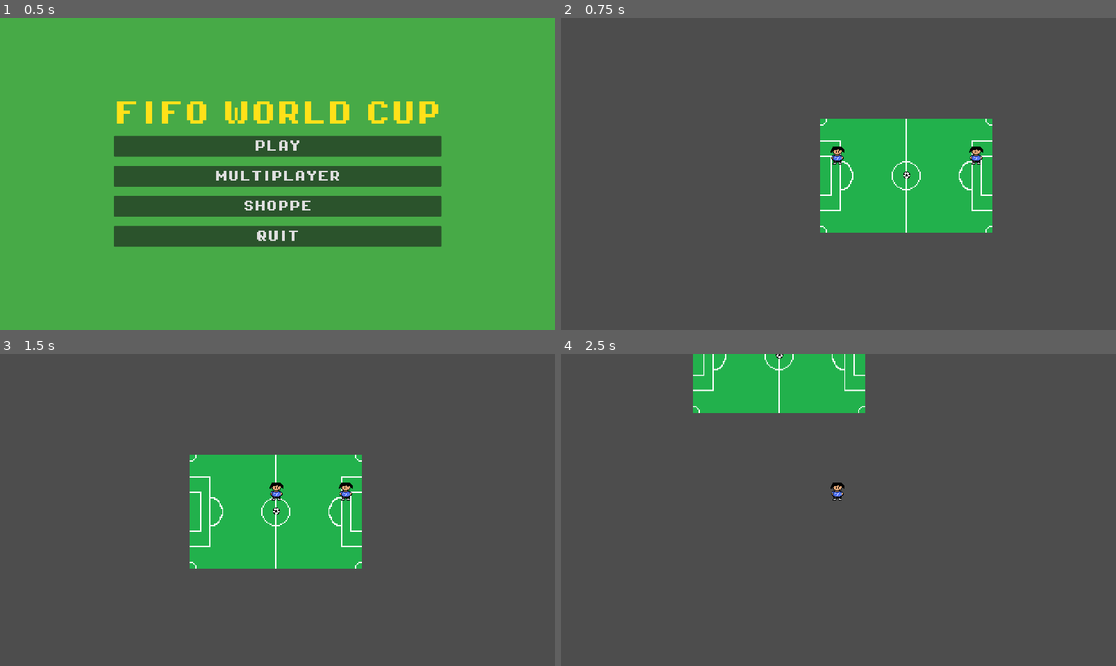
Above: before the commit, frames 1-4 (two rows, left to right).
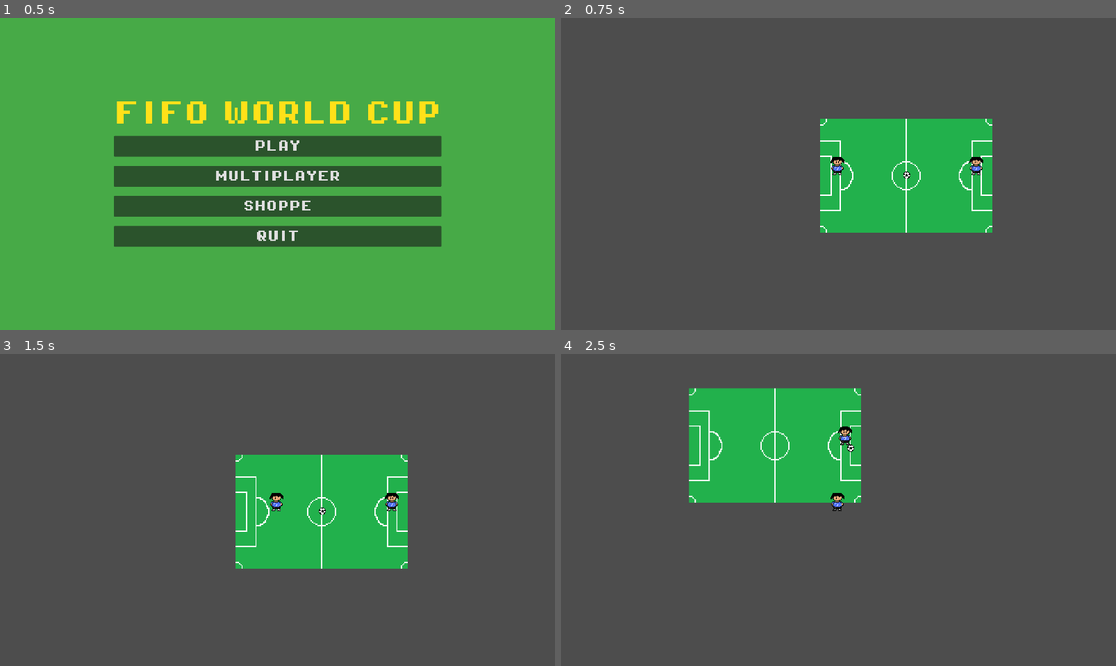
Above: after the commit, the same moments.

Repository: SeanK27/fifo-world-cup
Game: Godot game, scene res://scenes/main_menu.tscn
The game is run twice, just before and just after one commit, with the same random seed, the same clock (stepped at 60 frames per second) and the same inputs.
Inputs:
- Up to frame 1 (0.5 s): no input
- Up to frame 2 (0.75 s): click "PLAY" at 0.5 s
- Up to frame 3 (1.5 s): tap Enter at 1.25 s; hold Right (move_right) from 1.28 s (still down)
- Up to frame 4 (2.5 s): release Right (move_right) at 2.03 s; hold Down (move_down) from 2.03 s (still down)

Frame 1 is identical in both runs. In frame 2, 0.3% of the frame differs, in the area x 48-77%, y 41-51%; in frame 3, 6.9%; in frame 4, 13%, in the area x 23-55%, y 0-51%.

Commit message:
velocity refinements

Diff:
--- a/scenes/ball.tscn
+++ b/scenes/ball.tscn
@@ -18,6 +18,7 @@
 }]
 
 [node name="ball" type="RigidBody2D" unique_id=1031230908]
+z_index = 1
 collision_layer = 2
 collision_mask = 4
 gravity_scale = 0.0
--- a/scenes/player.tscn
+++ b/scenes/player.tscn
@@ -21,10 +21,12 @@
 radius = 6.0827627
 
 [node name="Player" type="CharacterBody2D" unique_id=1204856989]
+z_index = 2
+z_as_relative = false
 script = ExtResource("1_g2els")
 
 [node name="AnimatedSprite2D" type="AnimatedSprite2D" parent="." unique_id=177248843]
-position = Vector2(0, -12)
+position = Vector2(0, -3)
 scale = Vector2(0.5, 0.5)
 sprite_frames = SubResource("SpriteFrames_2hs0m")
 animation = &"idle"
@@ -32,7 +34,6 @@
 frame_progress = 0.4793452
 
 [node name="CollisionShape2D" type="CollisionShape2D" parent="." unique_id=2019237405]
-position = Vector2(0, -9)
 shape = SubResource("CircleShape2D_1jxqw")
 
 [node name="KickArea" type="Area2D" parent="." unique_id=326338164]
@@ -40,7 +41,6 @@
 collision_mask = 2
 
 [node name="CollisionShape2D" type="CollisionShape2D" parent="KickArea" unique_id=977463053]
-position = Vector2(0, -9)
 shape = SubResource("CircleShape2D_g2els")
 
 [connection signal="body_entered" from="KickArea" to="." method="_on_kick_area_body_entered"]
--- a/scenes/soccer.tscn
+++ b/scenes/soccer.tscn
@@ -24,7 +24,6 @@
 script = ExtResource("4_soccer")
 
 [node name="Player1" parent="." unique_id=1204856989 instance=ExtResource("1_twfvg")]
-z_index = 1
 position = Vector2(-60, -5)
 collision_mask = 5
 
@@ -32,18 +31,16 @@
 position = Vector2(1, 4)
 zoom = Vector2(4, 4)
 
-[node name="Player2" parent="." instance=ExtResource("1_twfvg")]
-z_index = 1
+[node name="Player2" parent="." unique_id=109298258 instance=ExtResource("1_twfvg")]
 position = Vector2(60, -5)
 collision_mask = 5
 
-[node name="Camera2D" type="Camera2D" parent="Player2"]
+[node name="Camera2D" type="Camera2D" parent="Player2" unique_id=1079345741]
 position = Vector2(1, 4)
+enabled = false
 zoom = Vector2(4, 4)
-enabled = false
 
 [node name="Ball" parent="." unique_id=1031230908 instance=ExtResource("2_pmrbq")]
-z_index = 1
 
 [node name="LeftGoal" type="Area2D" parent="." unique_id=863777052]
 collision_mask = 2
@@ -65,7 +62,7 @@
 tile_map_data = PackedByteArray(0, 0, 255, 255, 255, 255, 0, 0, 0, 0, 0, 0, 0, 0)
 tile_set = SubResource("TileSet_sxi5j")
 
-[node name="Camera2D" type="Camera2D" parent="." unique_id=110015715]
+[node name="Camera2D" type="Camera2D" parent="." unique_id=1963299871]
 scale = Vector2(0.5, 0.5)
 zoom = Vector2(4, 4)
 
--- a/scripts/player.gd
+++ b/scripts/player.gd
@@ -1,13 +1,18 @@
 extends CharacterBody2D
 
 
-const SPEED = 300.0
-const JUMP_VELOCITY = -400.0
+const MAX_SPEED = 150.0 # max magnitude of player
+const ACCELERATION_FACTOR = 17.0 #multiplier for direction added to current vel
+const TURNARROUND_FACTOR = 100 #multiplier for direction when trying to turn arround
+const FRICTION = 0.85 #fraction decrease each frame when no controlls are held
+const PLAYER_FRICTION = 0.1 #fraction of the ball direction that comes from the player's direction and velocity
 
 
 # Direct kick (used server-side and in single-player)
 func kick_ball(ball: RigidBody2D) -> void:
-	var direction := (ball.global_position - global_position).normalized()
+	var direction = ((ball.global_position - global_position).normalized()*(1-PLAYER_FRICTION)
+					+ velocity*(PLAYER_FRICTION)).normalized()
+	# print("kick in direction:", direction, " ball pos:", ball.global_position,"player pos:", global_position)
 	ball.kick(direction)  # routes through _integrate_forces so physics can't overwrite it
 
 
@@ -34,7 +39,20 @@
 	input_vector.x = Input.get_action_strength("move_right") - Input.get_action_strength("move_left")
 	input_vector.y = Input.get_action_strength("move_down") - Input.get_action_strength("move_up")
 
-	velocity = input_vector.normalized() * SPEED
+	#if no input was pressed, apply friction
+	if input_vector == Vector2.ZERO:
+		velocity *= FRICTION
+
+	# otherwise, add the current inputs direction scaled by the acceleration factor
+	else:
+		if (velocity + input_vector.normalized() * TURNARROUND_FACTOR).length() < velocity.length():
+			velocity += input_vector.normalized() * TURNARROUND_FACTOR
+		else:
+			velocity += input_vector.normalized() * ACCELERATION_FACTOR
+
+	# clamp to max speed
+	velocity = velocity.limit_length(MAX_SPEED)
+
 	move_and_slide()
 
 	# Broadcast position to all remote peers
Not shown: 1 places in scenes/soccer.tscn that only renumber resources
